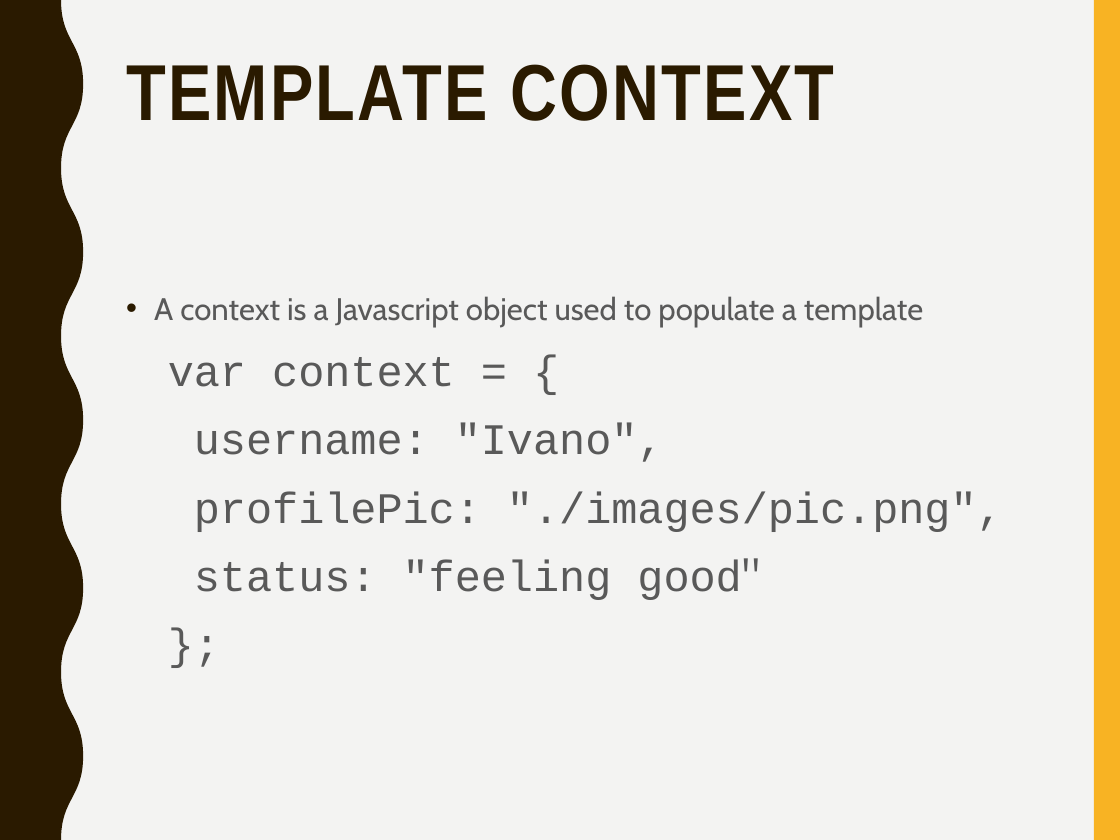
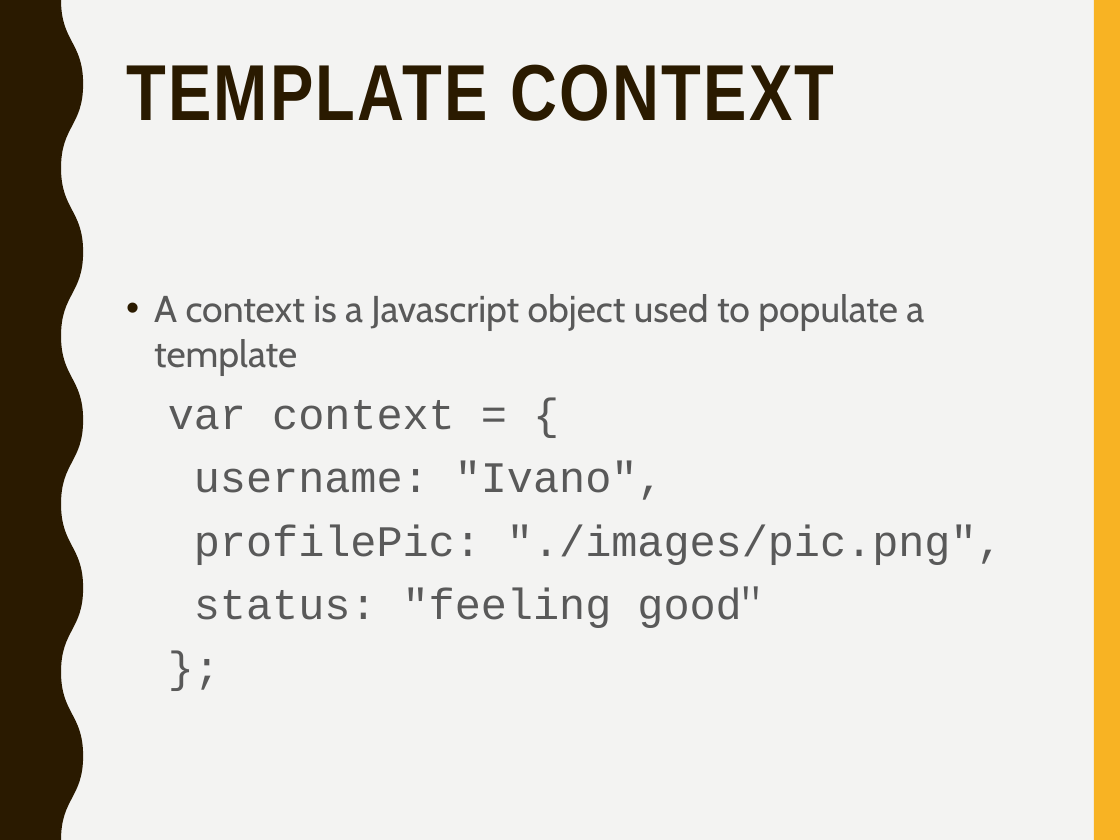
Before and after one commit to mlyngweb1/Website-Development-2-src, a slide deck: slide 6 of topic-09-Handlebars-1/talk-1/talk-1.pptx. Drawn at 1120x840 pixels with LibreOffice and Linux fonts; fonts in the diff are those of the drawing. Boxes give left, top, right and bottom in pixels: in the first picture for what was removed or moved away, otherwise in the second. Text is boxed around its words. In the diff, an @@ line names an element or a change of style, - is before the commit and + after.

```diff
--- a/topic-09-Handlebars-1/talk-1/talk-1.pptx
+++ b/topic-09-Handlebars-1/talk-1/talk-1.pptx
@@ text "A context is a Javascript ..." at (154,294,1003,628): size 20 to 24 pt in "A context is a Javascript object used ..."; line spacing 1.1 to 1 @@
```
Also in this commit, not shown: 1 other slide changed, 2 slides added, 2 other files.
